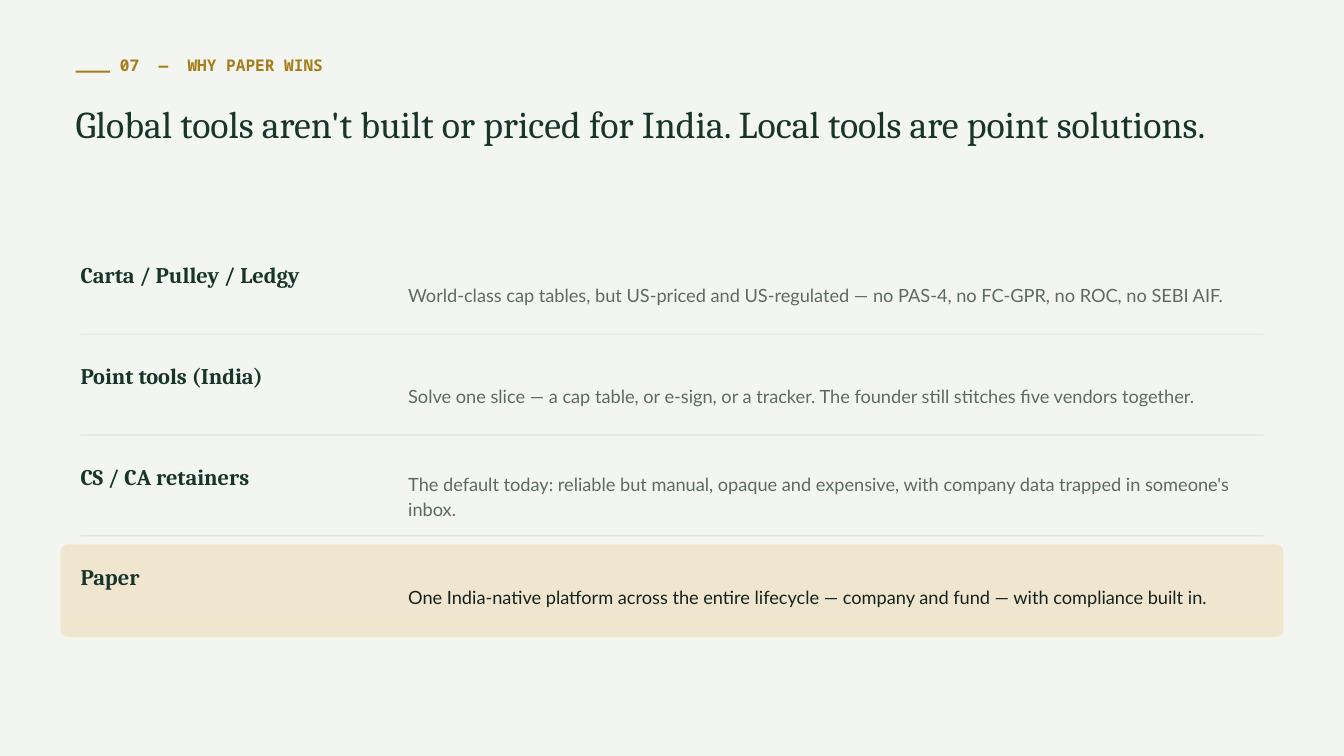
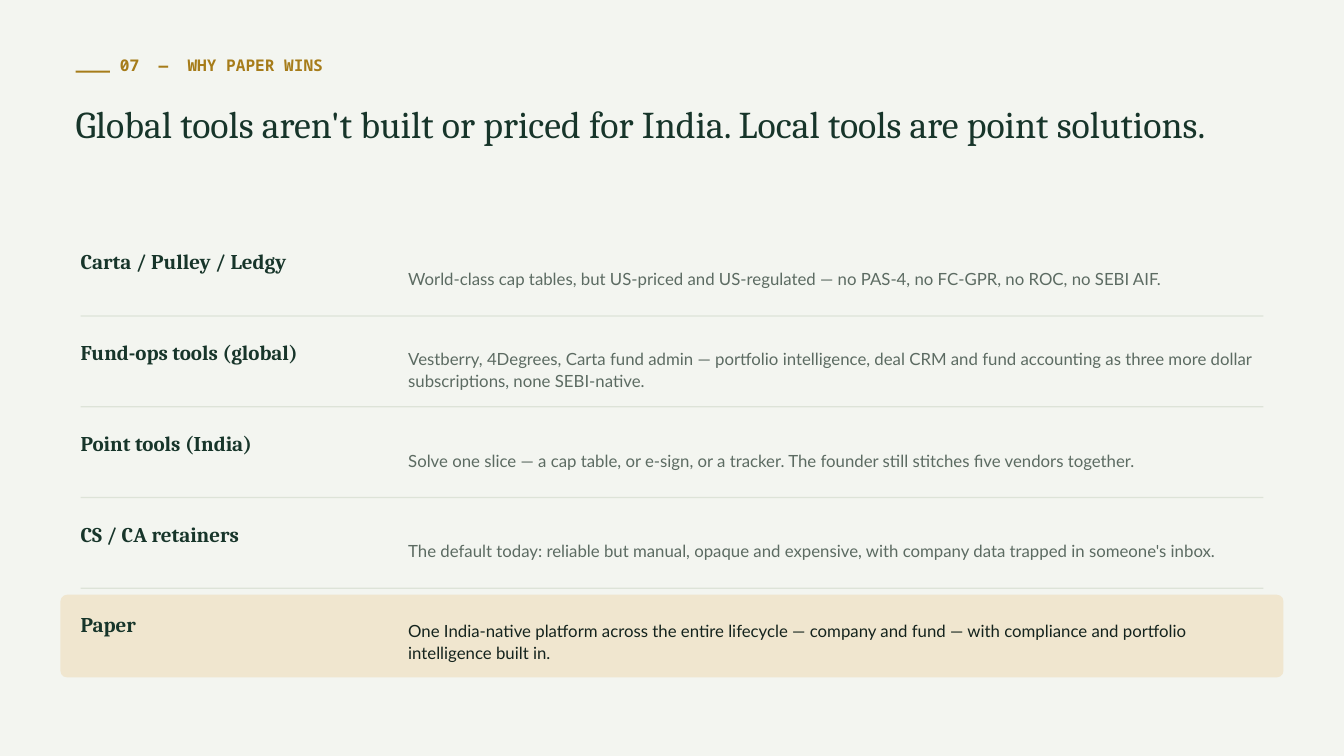
Before and after one commit to vthumati/Paper, a slide deck: slide 8 of docs/Paper_Investor_Pitch.pptx. Drawn at 1344x756 pixels with LibreOffice and Linux fonts; fonts in the diff are those of the drawing. Boxes give left, top, right and bottom in pixels: in the first picture for what was removed or moved away, otherwise in the second. Text is boxed around its words. In the diff, an @@ line names an element or a change of style, - is before the commit and + after.

```diff
--- a/docs/Paper_Investor_Pitch.pptx
+++ b/docs/Paper_Investor_Pitch.pptx
@@ text "Carta / Pulley / Ledgy": place and size @@
-text "Carta / Pulley / Ledgy" at (81, 267, 299, 288)
+text "Carta / Pulley / Ledgy" at (81, 254, 287, 274)
@@ text "World-class cap tables, but US-priced ...": place and size @@
-text "World-class cap tables, but US-priced ..." at (408, 288, 1223, 306)
+text "World-class cap tables, but US-priced ..." at (408, 272, 1161, 288)
@@ rectangle: place and size @@
-rectangle at (81, 334, 1263, 335)
+rectangle at (81, 316, 1263, 317)
@@ text added at (81, 345, 298, 365), 15 pt, text #17352A, bold @@
+Fund-ops tools (global)
@@ text added at (408, 352, 1252, 390), 12 pt, text #5C6B62 @@
+Vestberry, 4Degrees, Carta fund admin — portfolio intelligence, deal CRM and fund accounting as three more dollar subscriptions, none SEBI-native.
@@ rectangle: place and size @@
-rectangle at (81, 435, 1263, 436)
+rectangle at (81, 406, 1263, 407)
@@ size 16 to 15 pt in 4 elements at (81, 254, 287, 274), (81, 618, 136, 637), (81, 527, 239, 542), (81, 436, 252, 455) @@
@@ text "Point tools (India)": place and size @@
-text "Point tools (India)" at (81, 368, 263, 388)
+text "Point tools (India)" at (81, 436, 252, 455)
@@ size 13 to 12 pt; line spacing 1.15 to 1.12 in 3 elements at (408, 272, 1161, 288), (408, 544, 1215, 560), (408, 454, 1135, 470) @@
@@ text "Solve one slice — a ...": place and size @@
-text "Solve one slice — a ..." at (408, 389, 1194, 407)
+text "Solve one slice — a ..." at (408, 454, 1135, 470)
@@ rectangle: place and size @@
-rectangle at (81, 535, 1263, 536)
+rectangle at (81, 497, 1263, 498)
@@ text "CS / CA retainers": place and size @@
-text "CS / CA retainers" at (81, 469, 249, 486)
+text "CS / CA retainers" at (81, 527, 239, 542)
@@ text "The default today: reliable but ...": place and size @@
-text "The default today: reliable but ..." at (408, 477, 1229, 516)
+text "The default today: reliable but ..." at (408, 544, 1215, 560)
@@ rounded rectangle: place and size @@
-rounded rectangle at (60, 544, 1284, 637)
+rounded rectangle at (60, 595, 1284, 678)
@@ rectangle added at (81, 588, 1263, 589), fill #DDE3D8 @@
@@ text "Paper": place and size @@
-text "Paper" at (81, 570, 140, 590)
+text "Paper" at (81, 618, 136, 637)
@@ text at (408, 624, 1186, 662): text changed; size 13 to 12 pt @@
-One India-native platform across the entire lifecycle — company and fund — with compliance built in.
+One India-native platform across the entire lifecycle — company and fund — with compliance and portfolio intelligence built in.
```
Also in this commit, not shown: 2 other slides changed, 2 other files.
